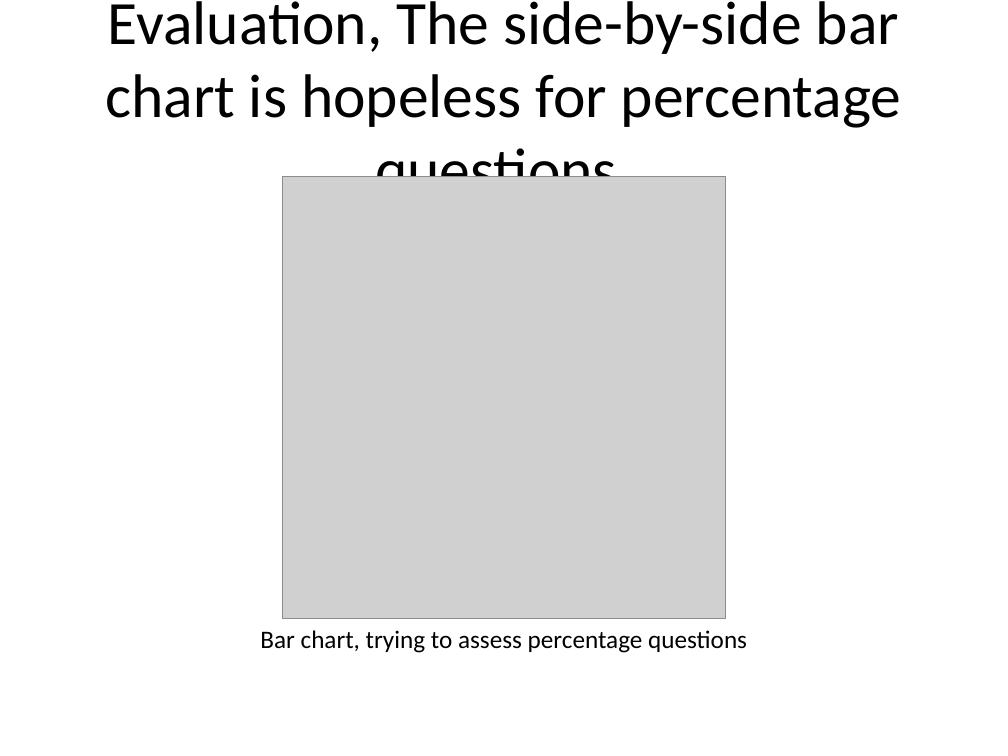
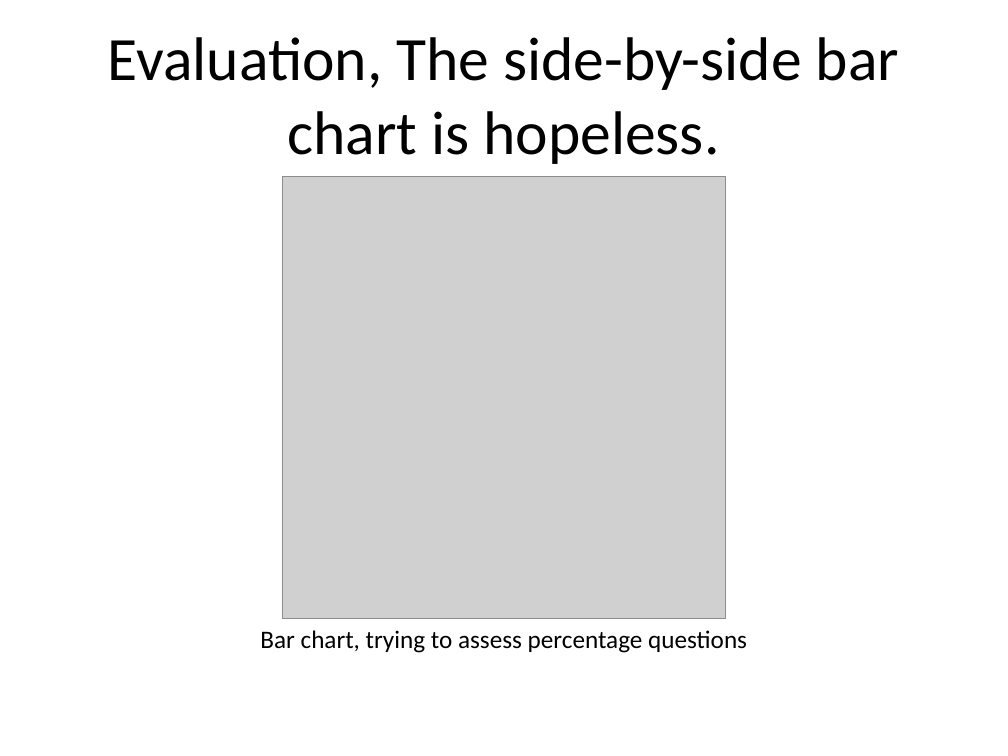
Before and after one commit to pmean/data-visualization, a slide deck: slide 11 of data-viz-01/component/tutorial-evaluation.pptx. Drawn at 1008x756 pixels with LibreOffice and Linux fonts; fonts in the diff are those of the drawing; grey boxes stand for pictures. Boxes give left, top, right and bottom in pixels: in the first picture for what was removed or moved away, otherwise in the second. Text is boxed around its words. In the diff, an @@ line names an element or a change of style, - is before the commit and + after.

```diff
--- a/data-viz-01/component/tutorial-evaluation.pptx
+++ b/data-viz-01/component/tutorial-evaluation.pptx
@@ title at [108, 37, 899, 164]: text changed @@
-Evaluation, The side-by-side bar chart is hopeless for percentage questions.
+Evaluation, The side-by-side bar chart is hopeless.
```
Also in this commit, not shown: 3 other slides changed, 1 slide added, 47 other files.
